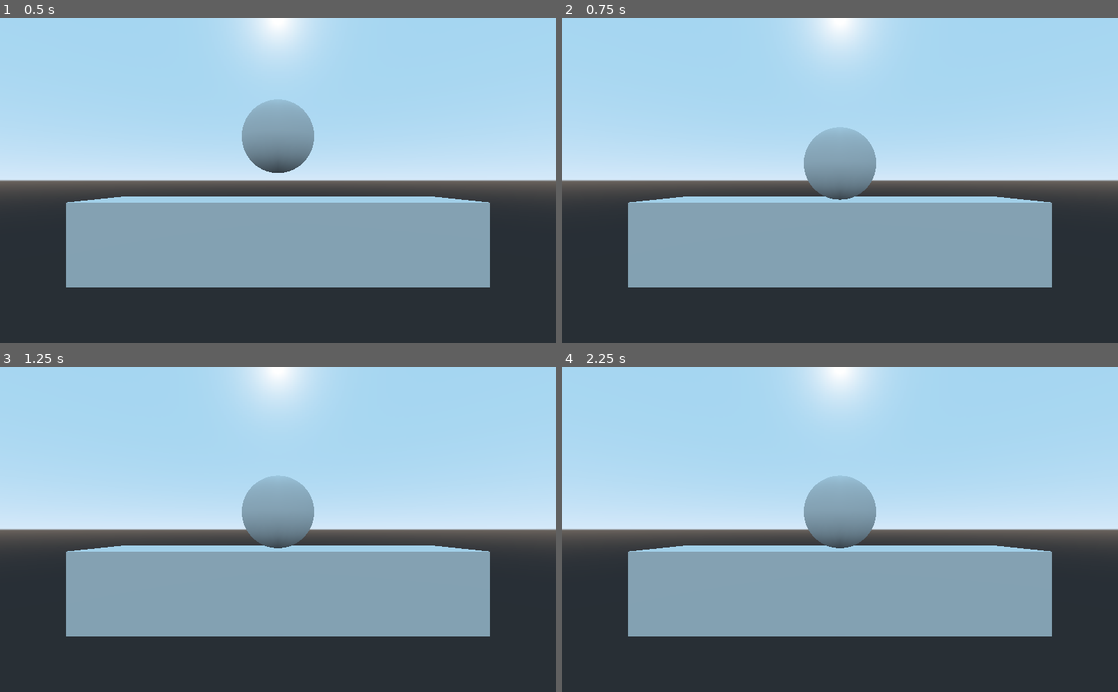
Above: before the commit, frames 1-4 (two rows, left to right).
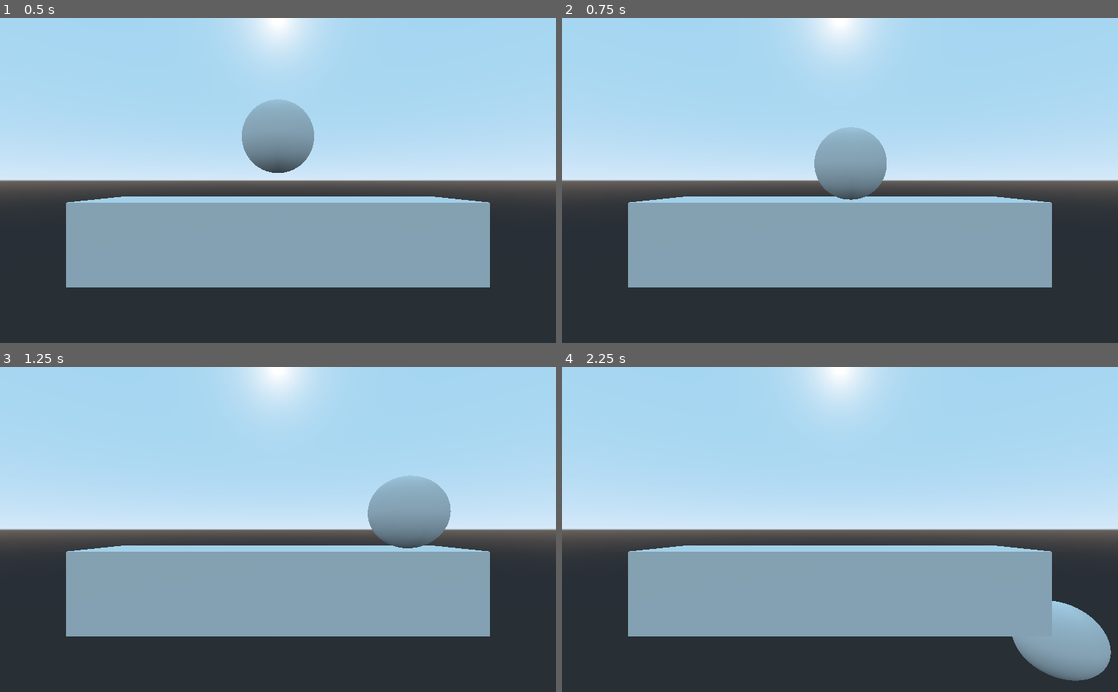
Above: after the commit, the same moments.

Repository: tomas7770/puzzle-ball
Game: Godot game, scene res://Scenes/TestScene.tscn
Two runs of this game, one before a commit and one after it. Both use one fixed random seed, a clock stepped at 60 frames per second and the inputs below.
Inputs:
- Up to frame 1 (0.5 s): no input
- Up to frame 2 (0.75 s): hold Right (plr1_right, bound only after the commit) from 0.53 s (still down)
- Up to frame 3 (1.25 s): keep holding Right (plr1_right, bound only after the commit)
- Up to frame 4 (2.25 s): release Right (plr1_right, bound only after the commit) at 1.28 s; hold Left (plr1_left, bound only after the commit) 1.28-2.03 s; hold Right (plr1_right, bound only after the commit) from 2.03 s (still down)

Frame 1 is identical in both runs. In frame 2, 0.8% of the frame differs, in the area x 43-59%, y 33-56%; in frame 3, 4.9%; in frame 4, 4.9%, in the area x 43-99%, y 33-97%.

Commit message:
Add basic sideways player movement

Diff:
--- /dev/null
+++ b/Scenes/PlayerBall/PlayerBall.gd
@@ -0,0 +1,9 @@
+extends RigidBody
+
+var acceleration = 20
+
+func _physics_process(_delta):
+	if Input.is_action_pressed("plr1_left"):
+		add_central_force(Vector3(-acceleration, 0, 0))
+	elif Input.is_action_pressed("plr1_right"):
+		add_central_force(Vector3(acceleration, 0, 0))
--- a/Scenes/PlayerBall/PlayerBall.tscn
+++ b/Scenes/PlayerBall/PlayerBall.tscn
@@ -1,10 +1,14 @@
-[gd_scene load_steps=3 format=2]
+[gd_scene load_steps=4 format=2]
+
+[ext_resource path="res://Scenes/PlayerBall/PlayerBall.gd" type="Script" id=1]
 
 [sub_resource type="SphereShape" id=1]
 
 [sub_resource type="SphereMesh" id=2]
 
 [node name="PlayerBall" type="RigidBody"]
+axis_lock_linear_z = true
+script = ExtResource( 1 )
 
 [node name="CollisionShape" type="CollisionShape" parent="."]
 shape = SubResource( 1 )
--- a/project.godot
+++ b/project.godot
@@ -22,6 +22,24 @@
 
 common/drop_mouse_on_gui_input_disabled=true
 
+[input]
+
+plr1_right={
+"deadzone": 0.5,
+"events": [ Object(InputEventKey,"resource_local_to_scene":false,"resource_name":"","device":0,"alt":false,"shift":false,"control":false,"meta":false,"command":false,"pressed":false,"scancode":16777233,"physical_scancode":0,"unicode":0,"echo":false,"script":null)
+ ]
+}
+plr1_left={
+"deadzone": 0.5,
+"events": [ Object(InputEventKey,"resource_local_to_scene":false,"resource_name":"","device":0,"alt":false,"shift":false,"control":false,"meta":false,"command":false,"pressed":false,"scancode":16777231,"physical_scancode":0,"unicode":0,"echo":false,"script":null)
+ ]
+}
+plr1_jump={
+"deadzone": 0.5,
+"events": [ Object(InputEventKey,"resource_local_to_scene":false,"resource_name":"","device":0,"alt":false,"shift":false,"control":false,"meta":false,"command":false,"pressed":false,"scancode":32,"physical_scancode":0,"unicode":0,"echo":false,"script":null)
+ ]
+}
+
 [physics]
 
 common/enable_pause_aware_picking=true
